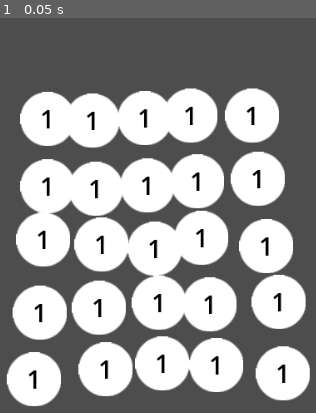
Above: before the commit, frame 1.
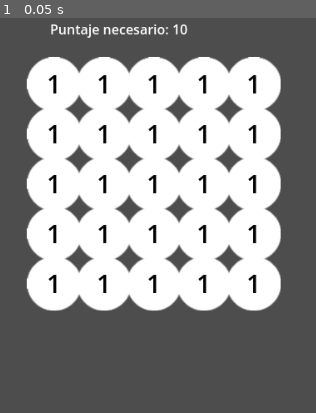
Above: after the commit, the same moment.

Repository: FGHawkeye/minigamejam189_cooking
Game: Godot game, scene res://scenes/main.tscn
Two runs of this game, one before a commit and one after it. Both use one fixed random seed, a clock stepped at 60 frames per second and the inputs below. The project has no main scene, so this scene is started directly.
Inputs:
- Up to frame 1 (0.05 s): no input

The runs differ from the first frame. In frame 1, 41% of the frame differs, in the area x 1-99%, y 1-99%.

Commit message:
integración numero aleatorio

Diff:
--- a/scenes/main.tscn
+++ b/scenes/main.tscn
@@ -1,83 +1,91 @@
-[gd_scene load_steps=2 format=3 uid="uid://cv1flc1otdj8f"]
+[gd_scene load_steps=3 format=3 uid="uid://cv1flc1otdj8f"]
 
+[ext_resource type="Script" uid="uid://bvgwkwxr1wd4s" path="res://scripts/numAleatorio.gd" id="1_0wfyh"]
 [ext_resource type="Script" uid="uid://cc86yvq6xleb5" path="res://scripts/generadorIngredientes.gd" id="1_o5qli"]
 
 [node name="main" type="Node2D"]
+script = ExtResource("1_0wfyh")
+
+[node name="Label" type="Label" parent="."]
+offset_left = 95.0
+offset_top = 122.0
+offset_right = 347.0
+offset_bottom = 166.0
 
 [node name="generadorIngredientes" type="Node" parent="."]
 script = ExtResource("1_o5qli")
 
 [node name="Marker2D" type="Marker2D" parent="generadorIngredientes"]
-position = Vector2(92, 242)
+position = Vector2(100, 200)
 
 [node name="Marker2D2" type="Marker2D" parent="generadorIngredientes"]
-position = Vector2(146, 244)
+position = Vector2(160, 200)
 
 [node name="Marker2D3" type="Marker2D" parent="generadorIngredientes"]
-position = Vector2(209, 241)
+position = Vector2(220, 200)
 
 [node name="Marker2D4" type="Marker2D" parent="generadorIngredientes"]
-position = Vector2(264, 238)
+position = Vector2(280, 200)
 
 [node name="Marker2D5" type="Marker2D" parent="generadorIngredientes"]
-position = Vector2(338, 238)
+position = Vector2(340, 200)
 
 [node name="Marker2D6" type="Marker2D" parent="generadorIngredientes"]
-position = Vector2(92, 323)
+position = Vector2(100, 260)
 
 [node name="Marker2D7" type="Marker2D" parent="generadorIngredientes"]
-position = Vector2(150, 326)
+position = Vector2(160, 260)
 
 [node name="Marker2D8" type="Marker2D" parent="generadorIngredientes"]
-position = Vector2(212, 322)
+position = Vector2(220, 260)
 
 [node name="Marker2D9" type="Marker2D" parent="generadorIngredientes"]
-position = Vector2(272, 317)
+position = Vector2(280, 260)
 
 [node name="Marker2D10" type="Marker2D" parent="generadorIngredientes"]
-position = Vector2(345, 314)
+position = Vector2(340, 260)
 
 [node name="Marker2D11" type="Marker2D" parent="generadorIngredientes"]
-position = Vector2(87, 387)
+position = Vector2(100, 320)
 
 [node name="Marker2D12" type="Marker2D" parent="generadorIngredientes"]
-position = Vector2(157, 393)
+position = Vector2(160, 320)
 
 [node name="Marker2D13" type="Marker2D" parent="generadorIngredientes"]
-position = Vector2(221, 398)
+position = Vector2(220, 320)
 
 [node name="Marker2D14" type="Marker2D" parent="generadorIngredientes"]
-position = Vector2(277, 385)
+position = Vector2(280, 320)
 
 [node name="Marker2D15" type="Marker2D" parent="generadorIngredientes"]
-position = Vector2(355, 395)
+position = Vector2(340, 320)
 
 [node name="Marker2D16" type="Marker2D" parent="generadorIngredientes"]
-position = Vector2(83, 475)
+position = Vector2(100, 380)
 
 [node name="Marker2D17" type="Marker2D" parent="generadorIngredientes"]
-position = Vector2(154, 469)
+position = Vector2(160, 380)
 
 [node name="Marker2D18" type="Marker2D" parent="generadorIngredientes"]
-position = Vector2(226, 463)
+position = Vector2(220, 380)
 
 [node name="Marker2D19" type="Marker2D" parent="generadorIngredientes"]
-position = Vector2(287, 465)
+position = Vector2(280, 380)
 
 [node name="Marker2D20" type="Marker2D" parent="generadorIngredientes"]
-position = Vector2(370, 462)
+position = Vector2(340, 380)
 
 [node name="Marker2D21" type="Marker2D" parent="generadorIngredientes"]
-position = Vector2(76, 555)
+position = Vector2(100, 440)
 
 [node name="Marker2D22" type="Marker2D" parent="generadorIngredientes"]
-position = Vector2(162, 543)
+position = Vector2(160, 440)
 
 [node name="Marker2D23" type="Marker2D" parent="generadorIngredientes"]
-position = Vector2(230, 536)
+position = Vector2(220, 440)
 
 [node name="Marker2D24" type="Marker2D" parent="generadorIngredientes"]
-position = Vector2(295, 538)
+position = Vector2(280, 440)
 
 [node name="Marker2D25" type="Marker2D" parent="generadorIngredientes"]
-position = Vector2(375, 548)
+position = Vector2(340, 440)
--- /dev/null
+++ b/scripts/numAleatorio.gd
@@ -0,0 +1,5 @@
+extends Node
+func _ready():
+	var numAl
+	numAl = int(randf_range(7, 15))
+	$Label.text = "Puntaje necesario: " + str(numAl)
Not shown, added: scripts/numAleatorio.gd.uid
